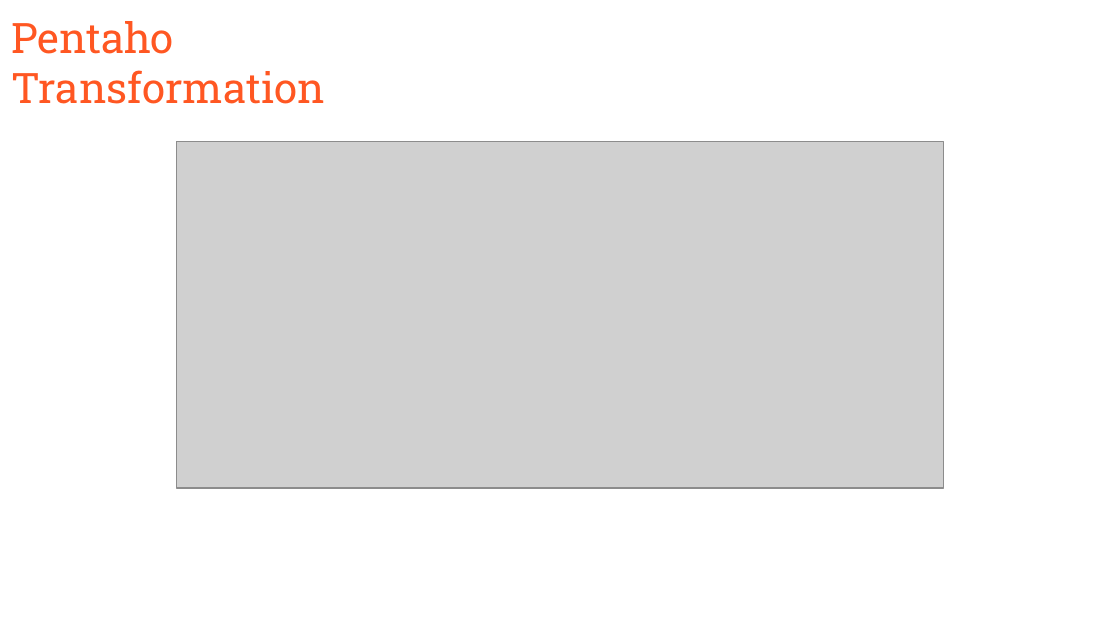
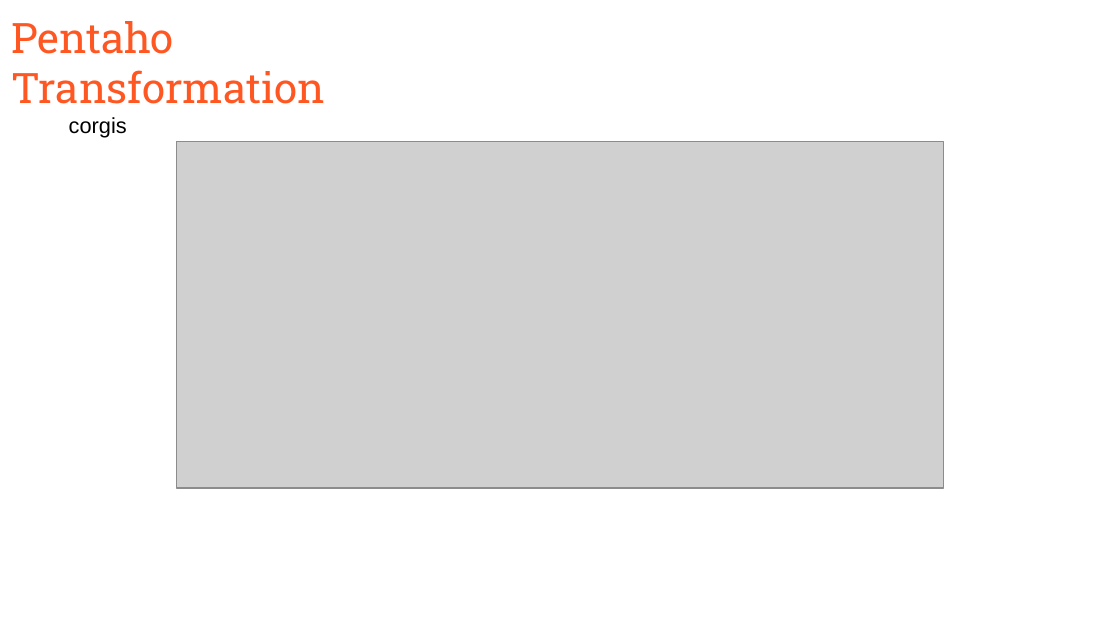
Before and after one commit to 1655653/LSDM, a slide deck: slide 27 of proposals/presentation.pptx (slide 25 before the commit). Drawn at 1120x630 pixels with LibreOffice and Linux fonts; fonts in the diff are those of the drawing; grey boxes stand for pictures. Boxes give left, top, right and bottom in pixels: in the first picture for what was removed or moved away, otherwise in the second. Text is boxed around its words. In the diff, an @@ line names an element or a change of style, - is before the commit and + after.

```diff
--- a/proposals/presentation.pptx
+++ b/proposals/presentation.pptx
@@ text added at [69,117,127,138], 14 pt, text #000000 @@
+corgis
```
Also in this commit, not shown: 9 other slides changed, 9 slides added, 3 slides removed, 1 other file.
